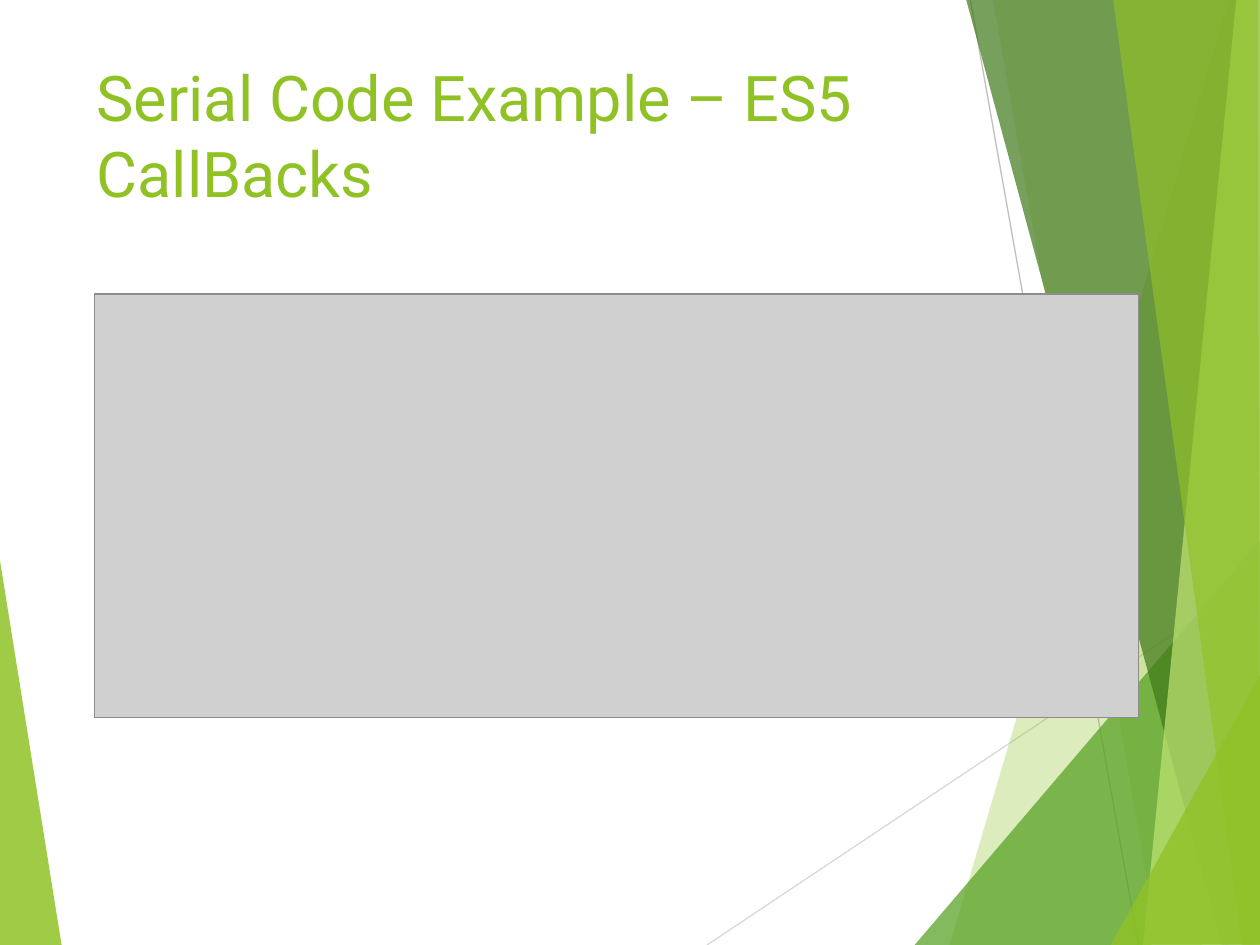
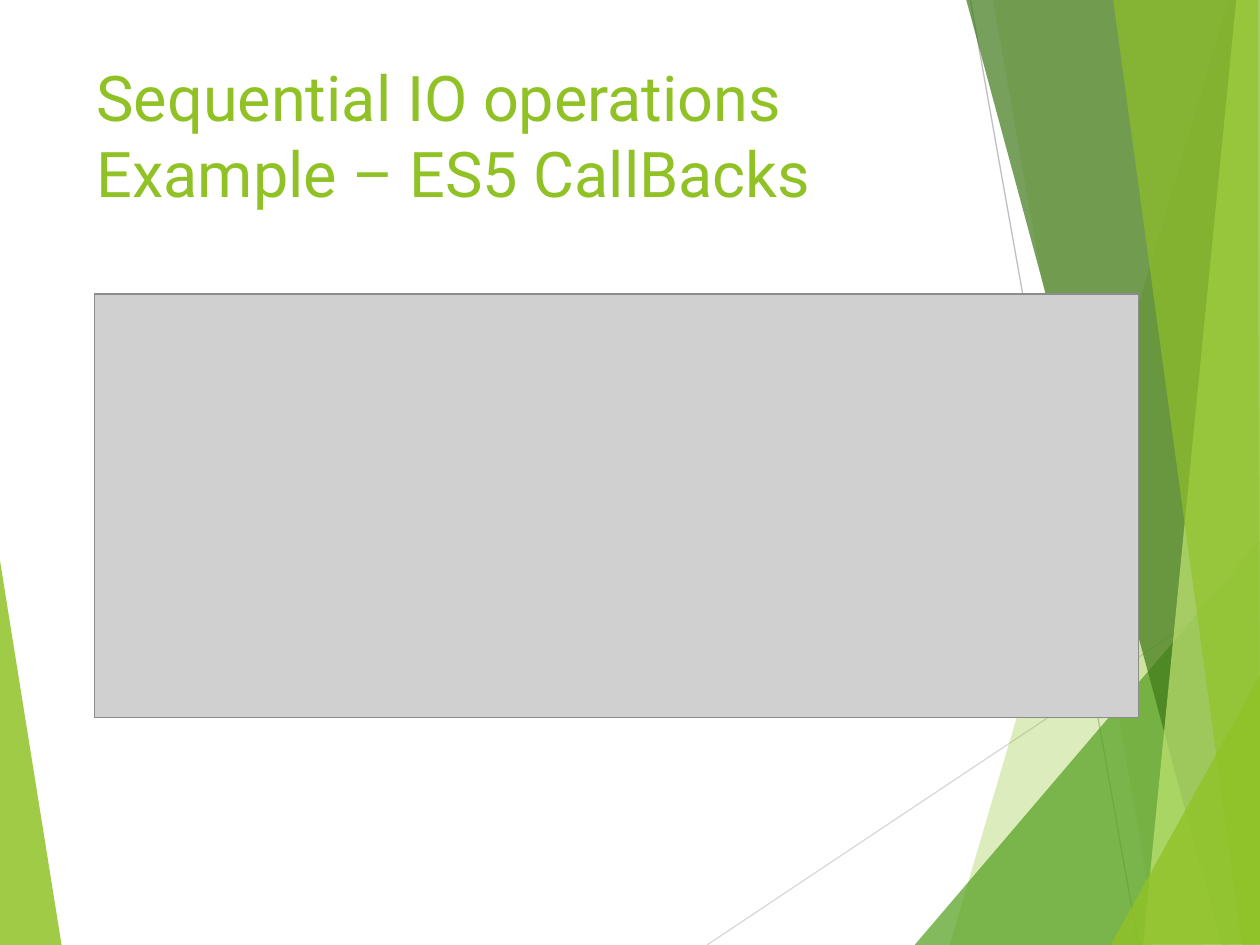
Before and after one commit to tamartwe/ijs_munich, a slide deck: slide 18 of node_js_performance/nodejs_performance/NodeJs_Performance.pptx. Drawn at 1260x945 pixels with LibreOffice and Linux fonts; fonts in the diff are those of the drawing; grey boxes stand for pictures. Boxes give left, top, right and bottom in pixels: in the first picture for what was removed or moved away, otherwise in the second. Text is boxed around its words. In the diff, an @@ line names an element or a change of style, - is before the commit and + after.

```diff
--- a/node_js_performance/nodejs_performance/NodeJs_Performance.pptx
+++ b/node_js_performance/nodejs_performance/NodeJs_Performance.pptx
@@ title at (97, 73, 811, 210): text changed @@
-Serial Code Example – ES5 CallBacks
+Sequential IO operations Example – ES5 CallBacks
```
Also in this commit, not shown: 17 other slides changed, 3 slides added, 13 other files.
